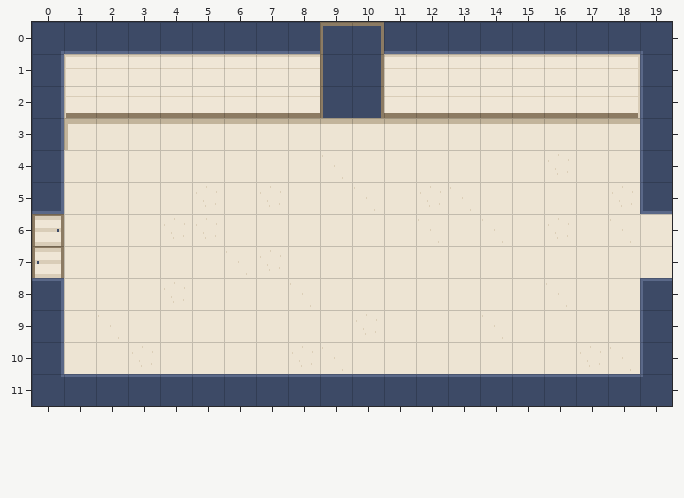
Tiled map (JSON): public/assets/maps/brain/lobby.tmj. Above: the version before the commit.
Cells are 32x32 px. Shown: x 0..19, y 0..11.
Once edited:
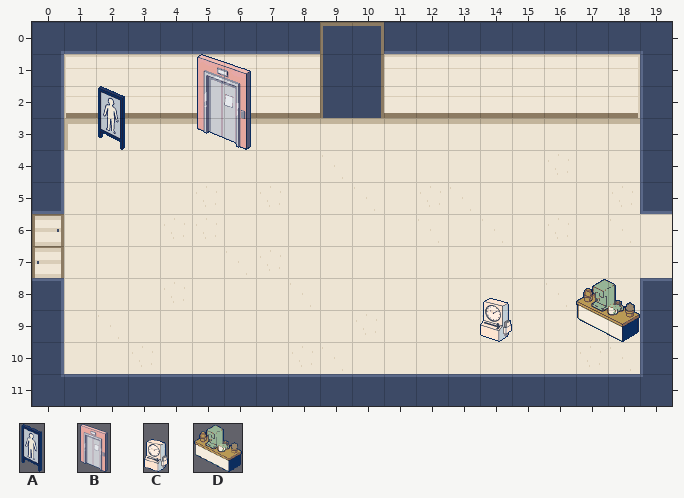
Key: from "props": A 0 "prop-floor-guide", B 1 "prop-elevator", C 2 "prop-punch-clock", D 3 "prop-tea-station".
Objects are placed by their top-left corner, in cells (3,4 is the top-left corner of cell 3,4); size is 1x1 cell unless given.
From old to new:
Layer "props" (added):
added: A "floor-guide" at 2,2 size 1x2
added: B "elevator" at 5,1 size 2x3
added: C "punch-clock" at 14,8 size 1x2
added: D "tea-station" at 17,8 size 2x2
